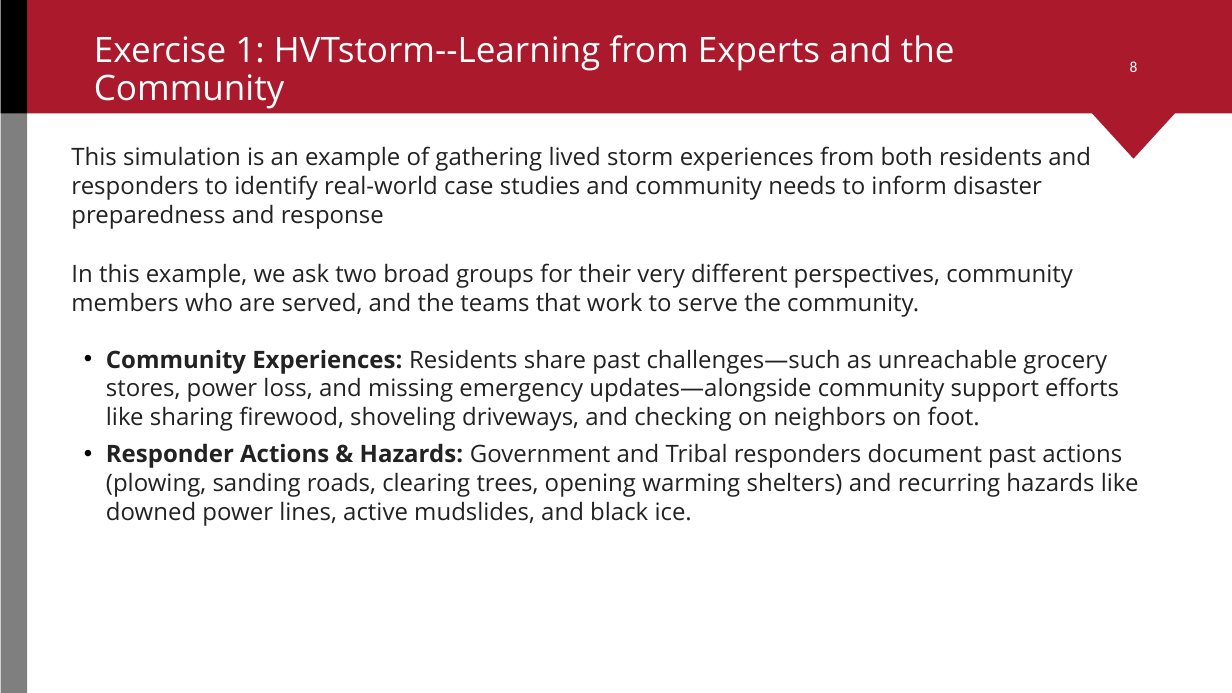
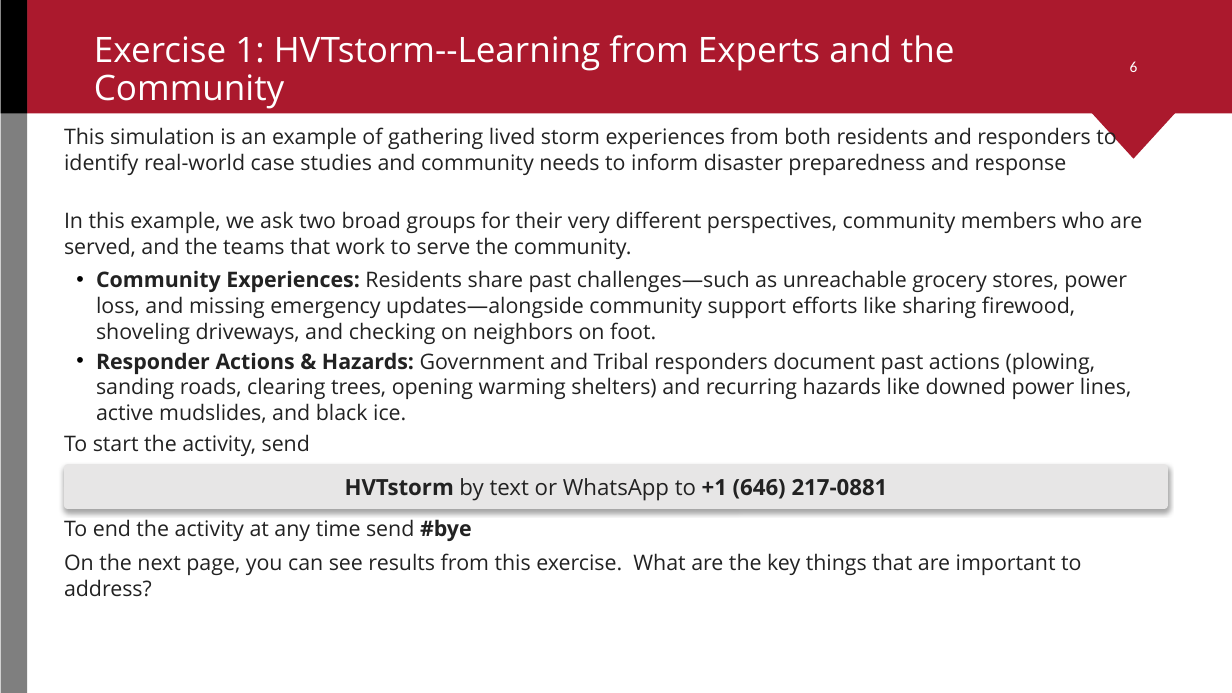
Before and after one commit to ccsfist/gitio2ppt, a slide deck: slide 6 of HoopaValley_Workshop.pptx (slide 8 before the commit). Drawn at 1232x693 pixels with LibreOffice and Linux fonts; fonts in the diff are those of the drawing; background and template pictures are left out. Boxes give left, top, right and bottom in pixels: in the first picture for what was removed or moved away, otherwise in the second. Text is boxed around its words. In the diff, an @@ line names an element or a change of style, - is before the commit and + after.

```diff
--- a/HoopaValley_Workshop.pptx
+++ b/HoopaValley_Workshop.pptx
@@ page number at bbox=[1130, 61, 1138, 72]: text changed @@
-8
+6
@@ text "This simulation is an example ...": place and size @@
-text "This simulation is an example ..." at bbox=[71, 146, 1091, 229]
+text "This simulation is an example ..." at bbox=[64, 124, 1116, 175]
@@ text "This simulation is an example ..." at bbox=[64, 124, 1116, 175]: size 14 to 12.5 pt @@
@@ text "In this example, we ask ..." at bbox=[64, 211, 1142, 259]: size 14 to 12.5 pt @@
@@ text "In this example, we ask ...": place and size @@
-text "In this example, we ask ..." at bbox=[71, 263, 1073, 317]
+text "In this example, we ask ..." at bbox=[64, 211, 1142, 259]
@@ text "Community Experiences: Residents share past ...": place and size @@
-text "Community Experiences: Residents share past ..." at bbox=[106, 349, 1139, 526]
+text "Community Experiences: Residents share past ..." at bbox=[96, 270, 1131, 423]
@@ text "Community Experiences: Residents share past ..." at bbox=[96, 270, 1131, 423]: size 14 to 12.5 pt; indent changed; less space between paragraphs @@
@@ text added at bbox=[64, 434, 310, 456], 12.5 pt, text #222222 @@
+To start the activity, send
@@ rounded rectangle added at bbox=[64, 464, 1168, 509], fill #E7E6E6, 13 pt, text #222222, bold @@
+HVTstorm by text or WhatsApp to +1 (646) 217-0881
@@ text added at bbox=[64, 519, 472, 541], 12.5 pt, text #222222 @@
+To end the activity at any time send #bye
@@ text added at bbox=[64, 553, 1081, 597], 12.5 pt, text #222222 @@
+On the next page, you can see results from this exercise. What are the key things that are important to address?
```
Also in this commit, not shown: 14 other slides changed, 10 slides removed, 6 other files.
